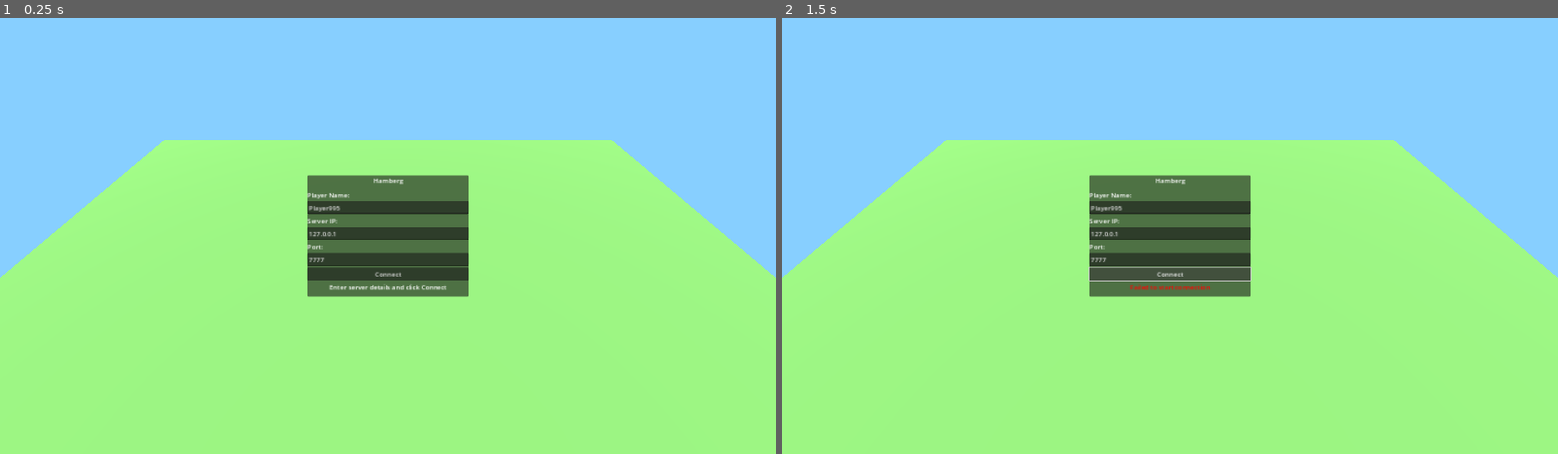
Above: before the commit, frames 1-2 (left to right).
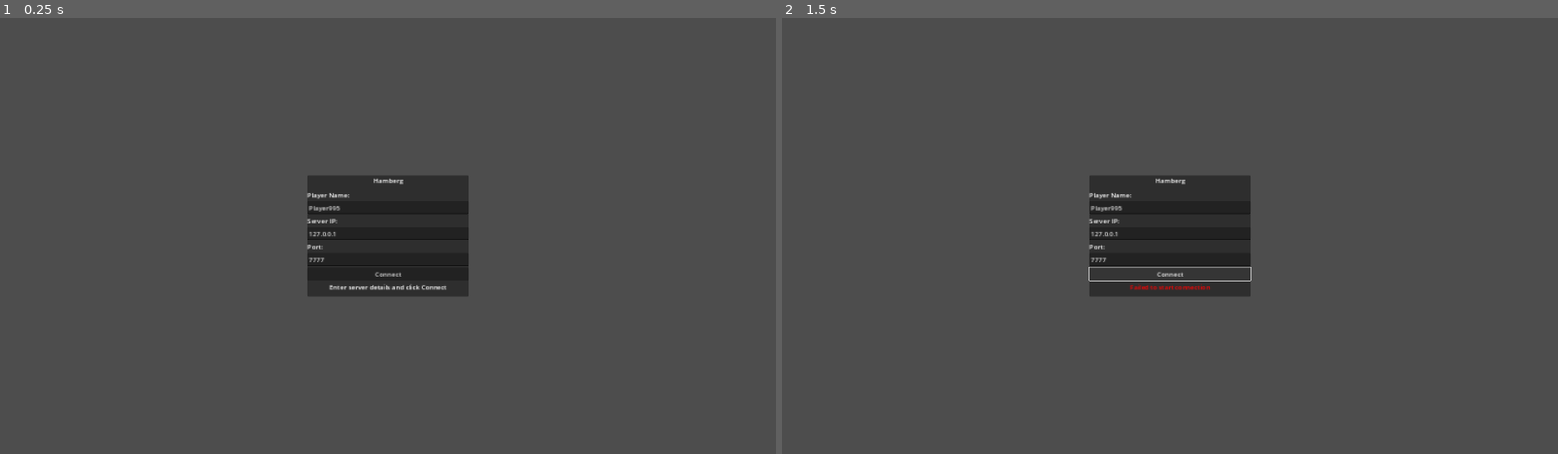
Above: after the commit, the same moments.

Repository: ruapotato/hamberg
Game: Godot game, scene res://scenes/main.tscn
Two runs of this game, one before a commit and one after it. Both use one fixed random seed, a clock stepped at 60 frames per second and the inputs below.
Inputs:
- Up to frame 1 (0.25 s): no input
- Up to frame 2 (1.5 s): tap Enter at 0.5 s; hold D (move_right) 0.53-1.25 s; hold Shift (sprint) 0.53-1.25 s; tap Space (jump) at 0.77 s; click "Connect" at 1.25 s

The runs differ from the first frame. In frame 1, 100% of the frame differs, in the area x 0-100%, y 0-100%; in frame 2, 100%.
Error after the commit: Parse Error: Identifier "VoxelViewer" not declared in the current scope. (res://server/server.gd:138)

Commit message:
feat: Phase 2 - Voxel Terrain Generation
Implement procedural voxel terrain using Godot Voxel Tools:

**Terrain System:**
- Add VoxelLodTerrain with VoxelMesherTransvoxel for smooth terrain
- Implement VoxelGeneratorNoise2D with Perlin noise for rolling hills
- Configure LOD system (6 levels, 512 view distance)
- Add proper collision layers for terrain physics

**Multiplayer Support:**
- Add VoxelTerrainMultiplayerSynchronizer for network sync
- Create server-side VoxelViewer per player for terrain streaming
- Attach client-side VoxelViewer to local player
- Configure viewer requirements (collisions, visuals)

**Spawn System:**
- Update player spawning to use terrain surface height
- Implement get_terrain_height_at() for height queries
- Add biome detection system (meadows, forest, mountains)
- Spawn players 3 units above terrain to prevent clipping

**Architecture:**
- Create shared/voxel_world.gd manager for terrain logic
- Replace test_world with voxel_world in server/client scenes
- Add environment with fog, lighting, and ambient occlusion
- Handle server vs client terrain configuration

Terrain generates successfully with textured rolling hills.
Players spawn on surface and can move around the landscape.

Known issue: Second client not visible to first client (will fix next).

🤖 Generated with [Claude Code](https://claude.com/claude-code)

Co-Authored-By: Claude <noreply@anthropic.com>

Diff:
--- a/client/client.gd
+++ b/client/client.gd
@@ -219,6 +219,14 @@
 	camera_anchor.name = "CameraAnchor"
 	player.add_child(camera_anchor)
 
+	# Move VoxelViewer to player (for terrain streaming around player)
+	if viewer:
+		var viewer_parent := viewer.get_parent()
+		if viewer_parent:
+			viewer_parent.remove_child(viewer)
+			player.add_child(viewer)
+			print("[Client] VoxelViewer attached to local player")
+
 	# Reparent camera to anchor
 	var camera_parent := camera.get_parent()
 	camera_parent.remove_child(camera)
--- a/scenes/client.tscn
+++ b/scenes/client.tscn
@@ -1,21 +1,25 @@
 [gd_scene load_steps=3 format=3 uid="uid://dy3jxg8yn7p6n"]
 
 [ext_resource type="Script" path="res://client/client.gd" id="1_client"]
-[ext_resource type="PackedScene" uid="uid://c8k3m2vfwxjy3" path="res://shared/test_world.tscn" id="2_testworld"]
+[ext_resource type="PackedScene" uid="uid://bvoxworld001" path="res://shared/voxel_world.tscn" id="2_voxelworld"]
 
 [node name="Client" type="Node"]
 script = ExtResource("1_client")
 
 [node name="World" type="Node3D" parent="."]
 
-[node name="TestWorld" parent="World" instance=ExtResource("2_testworld")]
+[node name="VoxelWorld" parent="World" instance=ExtResource("2_voxelworld")]
 
 [node name="Camera" type="Camera3D" parent="."]
 transform = Transform3D(1, 0, 0, 0, 0.707107, 0.707107, 0, -0.707107, 0.707107, 0, 60, 20)
 current = true
 fov = 75.0
 
-[node name="VoxelViewer" type="Node" parent="Camera"]
+[node name="VoxelViewer" type="VoxelViewer" parent="Camera"]
+view_distance = 256
+requires_collisions = true
+requires_meshes = true
+requires_visuals = true
 
 [node name="CanvasLayer" type="CanvasLayer" parent="."]
 
--- a/scenes/server.tscn
+++ b/scenes/server.tscn
@@ -1,11 +1,11 @@
 [gd_scene load_steps=3 format=3 uid="uid://cqm8k3vfwxjy2"]
 
 [ext_resource type="Script" path="res://server/server.gd" id="1_server"]
-[ext_resource type="PackedScene" uid="uid://c8k3m2vfwxjy3" path="res://shared/test_world.tscn" id="2_testworld"]
+[ext_resource type="PackedScene" uid="uid://bvoxworld001" path="res://shared/voxel_world.tscn" id="2_voxelworld"]
 
 [node name="Server" type="Node"]
 script = ExtResource("1_server")
 
 [node name="World" type="Node3D" parent="."]
 
-[node name="TestWorld" parent="World" instance=ExtResource("2_testworld")]
+[node name="VoxelWorld" parent="World" instance=ExtResource("2_voxelworld")]
--- a/server/server.gd
+++ b/server/server.gd
@@ -6,7 +6,8 @@
 # Player management
 var player_scene := preload("res://shared/player.tscn")
 var spawned_players: Dictionary = {} # peer_id -> Player node
-var player_spawn_points: Array[Vector3] = [Vector3(0, 50, 0)] # Default spawn
+var player_viewers: Dictionary = {} # peer_id -> VoxelViewer node
+var player_spawn_area_center: Vector2 = Vector2(0, 0) # Center of spawn area
 
 # Server state
 var is_running: bool = false
@@ -16,6 +17,8 @@
 
 # World root for spawning entities
 @onready var world: Node3D = $World
+@onready var voxel_world = $World/VoxelWorld
+@onready var voxel_terrain = $World/VoxelWorld/VoxelLodTerrain
 
 func _ready() -> void:
 	print("[Server] Server node ready")
@@ -130,7 +133,18 @@
 	# Set spawn position AFTER adding to tree
 	player.global_position = spawn_pos
 
-	print("[Server] Spawned player %d at %s" % [peer_id, spawn_pos])
+	# Create VoxelViewer for this player (server-side terrain streaming)
+	# VoxelViewer will stream terrain data around the player's position
+	var viewer := VoxelViewer.new()
+	viewer.name = "VoxelViewer_%d" % peer_id
+	viewer.view_distance = 256  # Match or slightly exceed client view distance
+	viewer.requires_collisions = true
+	viewer.requires_visuals = false  # Server doesn't need visual meshes
+	# Note: VoxelTerrainMultiplayerSynchronizer will handle associating this viewer with the peer
+	player.add_child(viewer)
+	player_viewers[peer_id] = viewer
+
+	print("[Server] Spawned player %d at %s with VoxelViewer" % [peer_id, spawn_pos])
 
 	# Notify all clients to spawn this player through NetworkManager
 	NetworkManager.rpc_spawn_player.rpc(peer_id, player_name, spawn_pos)
@@ -146,6 +160,14 @@
 	if not spawned_players.has(peer_id):
 		return
 
+	# Clean up VoxelViewer
+	if player_viewers.has(peer_id):
+		var viewer = player_viewers[peer_id]
+		if viewer and is_instance_valid(viewer):
+			viewer.queue_free()
+		player_viewers.erase(peer_id)
+
+	# Clean up player
 	var player: Node3D = spawned_players[peer_id]
 	if player and is_instance_valid(player):
 		player.queue_free()
@@ -158,9 +180,15 @@
 	print("[Server] Despawned player %d" % peer_id)
 
 func _get_spawn_point() -> Vector3:
-	# Simple spawn point selection
-	# TODO: Implement proper spawn point system
-	return player_spawn_points[0] + Vector3(randf_range(-5, 5), 0, randf_range(-5, 5))
+	# Generate random spawn position within spawn area
+	var random_offset := Vector2(randf_range(-10, 10), randf_range(-10, 10))
+	var spawn_xz := player_spawn_area_center + random_offset
+
+	# Get terrain height at this position
+	var spawn_height: float = voxel_world.get_terrain_height_at(spawn_xz)
+
+	# Spawn a bit above the surface to avoid clipping
+	return Vector3(spawn_xz.x, spawn_height + 3.0, spawn_xz.y)
 
 # ============================================================================
 # SERVER METHODS - Called by NetworkManager RPC relay
--- /dev/null
+++ b/shared/voxel_world.gd
@@ -0,0 +1,151 @@
+extends Node3D
+
+## VoxelWorld - Manages procedural voxel terrain generation
+## Handles both server-side authority and client-side rendering
+
+@onready var terrain: VoxelLodTerrain = $VoxelLodTerrain
+@onready var multiplayer_sync: VoxelTerrainMultiplayerSynchronizer = $VoxelLodTerrain/VoxelTerrainMultiplayerSynchronizer
+
+# World generation settings
+const WORLD_SEED: int = 42  # TODO: Make this configurable
+const SEA_LEVEL: float = 0.0
+const TERRAIN_HEIGHT: float = 60.0
+const TERRAIN_SCALE: float = 0.01  # Controls how "zoomed out" the noise is
+
+# Biome heights (will be used for multi-biome generation later)
+const MEADOW_HEIGHT: float = 5.0
+const FOREST_HEIGHT: float = 20.0
+const MOUNTAIN_HEIGHT: float = 50.0
+
+var is_server: bool = false
+var is_initialized: bool = false
+
+func _ready() -> void:
+	print("[VoxelWorld] Initializing voxel terrain system...")
+
+	# Wait a frame to ensure multiplayer is fully initialized
+	await get_tree().process_frame
+
+	# Determine if we're server or client
+	is_server = multiplayer.is_server()
+
+	# Configure terrain based on role
+	if is_server:
+		_setup_server()
+	else:
+		_setup_client()
+
+	# Setup the generator (both server and client need this)
+	_setup_generator()
+
+	is_initialized = true
+	print("[VoxelWorld] Voxel terrain initialized (Server: %s)" % is_server)
+
+func _setup_server() -> void:
+	print("[VoxelWorld] Configuring server-side terrain...")
+
+	# Server needs full terrain processing
+	terrain.process_mode = Node.PROCESS_MODE_INHERIT
+
+	# VoxelLodTerrain collision is configured in the scene file
+	# collision_layer and collision_mask are set there
+
+	# Server generates and manages the terrain
+	# Multiplayer synchronizer will handle sending data to clients
+
+func _setup_client() -> void:
+	print("[VoxelWorld] Configuring client-side terrain...")
+
+	# Client needs visual rendering
+	terrain.process_mode = Node.PROCESS_MODE_INHERIT
+
+	# Collision on client (for local physics prediction)
+	# collision_layer and collision_mask are set in scene file
+
+	# Client will receive terrain data from server via multiplayer sync
+
+func _setup_generator() -> void:
+	# Create generator programmatically (scene file approach doesn't work reliably)
+	print("[VoxelWorld] Setting up terrain generator...")
+
+	# Create the noise using Godot's FastNoiseLite (not ZN_FastNoiseLite)
+	var noise := FastNoiseLite.new()
+	noise.seed = WORLD_SEED
+	noise.noise_type = FastNoiseLite.TYPE_PERLIN
+	noise.frequency = TERRAIN_SCALE
+	noise.fractal_octaves = 4
+	noise.fractal_lacunarity = 2.0
+	noise.fractal_gain = 0.5
+
+	# Create the generator
+	var generator := VoxelGeneratorNoise2D.new()
+	generator.channel = VoxelBuffer.CHANNEL_SDF
+	generator.height_start = SEA_LEVEL - 30.0
+	generator.height_range = TERRAIN_HEIGHT
+	generator.noise = noise
+
+	# Assign to terrain
+	terrain.generator = generator
+
+	print("[VoxelWorld] Generator configured: Noise2D with height range %.1f to %.1f" % [generator.height_start, generator.height_start + generator.height_range])
+
+## Get terrain height at a given XZ position (approximate)
+## Useful for spawning players/objects on the surface
+func get_terrain_height_at(xz_pos: Vector2) -> float:
+	# This is an approximation - for precise results, use raycasting
+	var generator: VoxelGenerator = terrain.generator
+
+	if generator is VoxelGeneratorNoise2D:
+		var gen := generator as VoxelGeneratorNoise2D
+		if gen.noise:
+			var noise_value = gen.noise.get_noise_2d(xz_pos.x, xz_pos.y)
+			# Remap from [-1, 1] to terrain height range
+			return gen.height_start + (noise_value * 0.5 + 0.5) * gen.height_range
+	elif generator is VoxelGeneratorFlat:
+		var gen := generator as VoxelGeneratorFlat
+		return gen.height
+
+	return 0.0  # Fallback to sea level
+
+## Find the actual surface position at XZ coordinates (more precise)
+## Uses voxel data to find the surface
+func find_surface_position(xz_pos: Vector2, search_start_y: float = 100.0, search_range: float = 200.0) -> Vector3:
+	# Raycast from above to find the surface
+	var start_pos := Vector3(xz_pos.x, search_start_y, xz_pos.y)
+	var end_pos := Vector3(xz_pos.x, search_start_y - search_range, xz_pos.y)
+
+	var space_state := get_world_3d().direct_space_state
+	var query := PhysicsRayQueryParameters3D.create(start_pos, end_pos)
+	query.collision_mask = 1  # World layer
+
+	var result := space_state.intersect_ray(query)
+	if result:
+		return result.position
+
+	# Fallback to height estimation
+	var estimated_height := get_terrain_height_at(xz_pos)
+	return Vector3(xz_pos.x, estimated_height, xz_pos.y)
+
+## Get biome type at position (for future multi-biome support)
+func get_biome_at(xz_pos: Vector2) -> String:
+	var height := get_terrain_height_at(xz_pos)
+
+	# Heights relative to sea level
+	var relative_height := height - SEA_LEVEL
+
+	if relative_height < MEADOW_HEIGHT:
+		return "meadow"
+	elif relative_height < FOREST_HEIGHT:
+		return "forest"
+	else:
+		return "mountain"
+
+## Enable/disable terrain processing (useful for optimization)
+func set_terrain_active(active: bool) -> void:
+	terrain.process_mode = Node.PROCESS_MODE_INHERIT if active else Node.PROCESS_MODE_DISABLED
+
+## Save modified terrain blocks (call this when player saves)
+func save_terrain() -> void:
+	if terrain.stream:
+		terrain.save_modified_blocks()
+		print("[VoxelWorld] Saved modified terrain blocks")
--- /dev/null
+++ b/shared/voxel_world.tscn
@@ -0,0 +1,44 @@
+[gd_scene load_steps=3 format=3 uid="uid://bvoxworld001"]
+
+[ext_resource type="Script" path="res://shared/voxel_world.gd" id="1"]
+
+[sub_resource type="VoxelMesherTransvoxel" id="mesher"]
+mesh_mode = 0
+
+[sub_resource type="Environment" id="Environment_1"]
+background_mode = 1
+background_color = Color(0.53, 0.81, 1, 1)
+ambient_light_source = 2
+ambient_light_color = Color(0.8, 0.9, 1, 1)
+ambient_light_energy = 0.5
+tonemap_mode = 2
+ssao_enabled = true
+glow_enabled = true
+fog_enabled = true
+fog_light_color = Color(0.7, 0.8, 0.9, 1)
+fog_density = 0.001
+fog_aerial_perspective = 0.5
+
+[node name="VoxelWorld" type="Node3D"]
+script = ExtResource("1")
+
+[node name="VoxelLodTerrain" type="VoxelLodTerrain" parent="."]
+mesher = SubResource("mesher")
+view_distance = 512
+lod_count = 6
+lod_distance = 64.0
+mesh_block_size = 16
+collision_enabled = true
+collision_layer = 1
+collision_mask = 2
+run_stream_in_editor = false
+
+[node name="DirectionalLight3D" type="DirectionalLight3D" parent="."]
+transform = Transform3D(0.866025, -0.433013, 0.25, 0, 0.5, 0.866025, -0.5, -0.75, 0.433013, 0, 50, 0)
+light_energy = 1.2
+shadow_enabled = true
+
+[node name="WorldEnvironment" type="WorldEnvironment" parent="."]
+environment = SubResource("Environment_1")
+
+[node name="VoxelTerrainMultiplayerSynchronizer" type="VoxelTerrainMultiplayerSynchronizer" parent="VoxelLodTerrain"]
Not shown, changed: .gitignore
